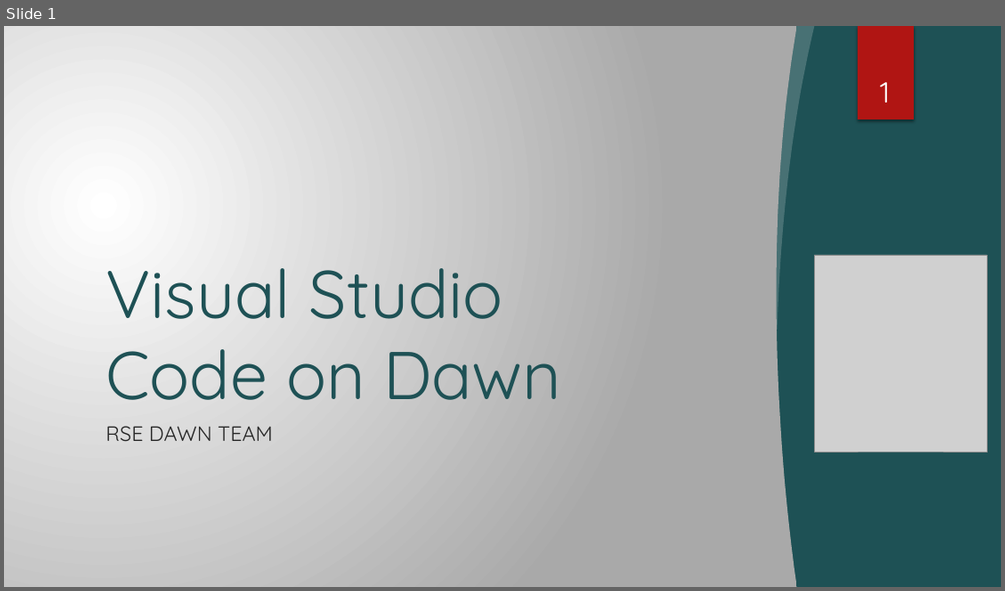
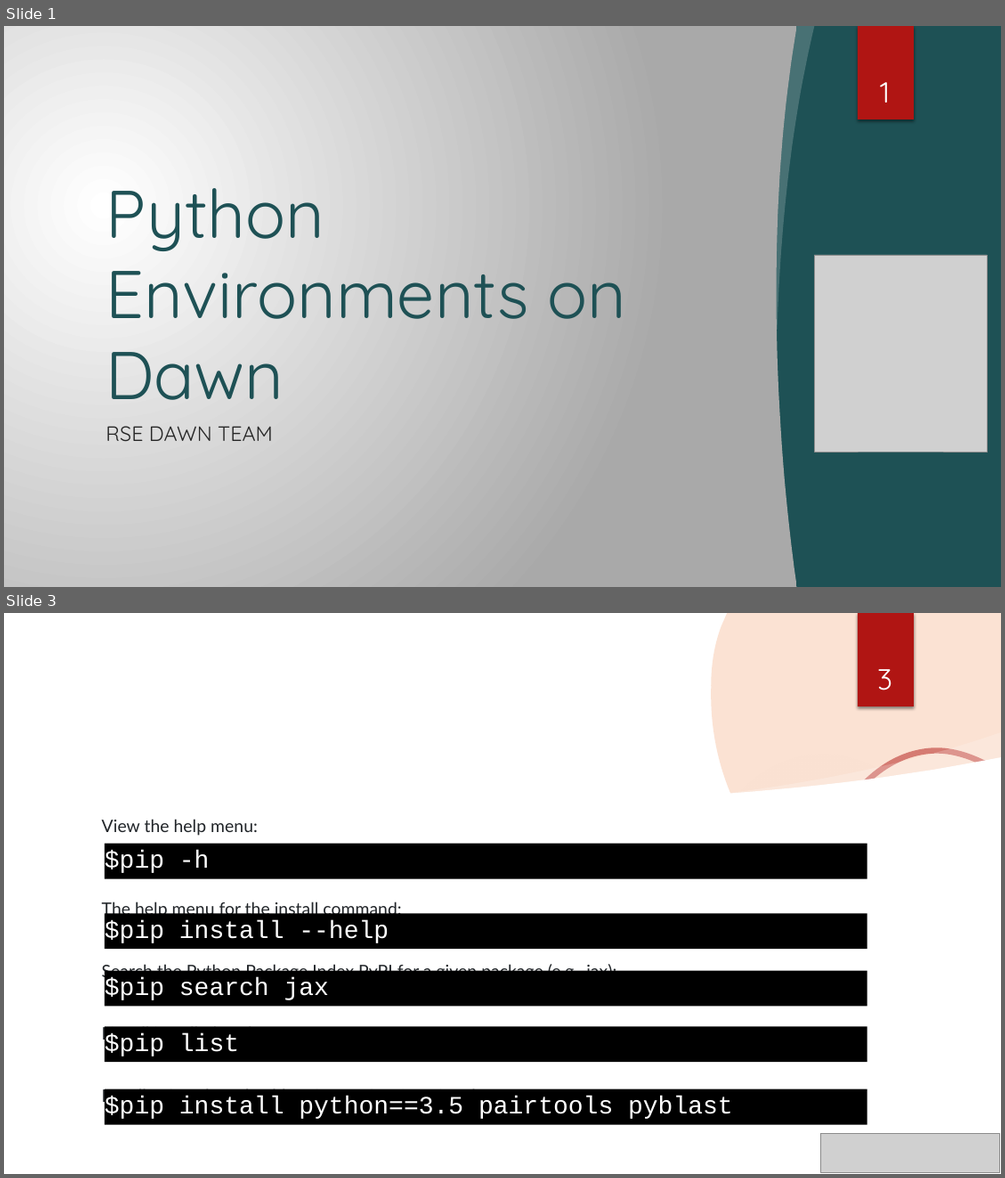
Before and after one commit to RSE-Cambridge/Intro-to-Dawn, a slide deck: Part3-PythonEnvironments/Slides/PyEnvs_onDAWN.pptx. Shown one above the other, each under a label of ours: slide 1 before the commit, slides 1 and 3 after it; the slides between them are not shown. The pictures are 1005x591 and 1005x1178 pixels, drawn with LibreOffice and Linux fonts; fonts in the diff are those of the drawing; grey boxes stand for pictures; background and template pictures are left out. Boxes give left, top, right and bottom in pixels: in the first picture for what was removed or moved away, otherwise in the second. Text is boxed around its words. In the diff, an @@ line names an element or a change of style, - is before the commit and + after.

```diff
--- a/Part3-PythonEnvironments/Slides/PyEnvs_onDAWN.pptx
+++ b/Part3-PythonEnvironments/Slides/PyEnvs_onDAWN.pptx
@@ slide 3 added at <box>4,613,1001,1174</box>, background picture (left out); not listed: 1 template element that a slide beside it also shows @@
@@ freeform shape added at <box>712,613,1001,995</box>, fill #F4A16F at 30% opacity @@
@@ rectangle added at <box>858,613,914,706</box>, fill #B01513 @@
@@ title added at <box>95,650,826,765</box>, 42 pt, text #FFFFFF @@
+Common pip commands
@@ page number added at <box>877,669,892,690</box>, 28 pt, text #FFFFFF @@
+3
@@ freeform shape added at <box>718,732,1001,800</box>, fill #FFFFFF at 20% opacity @@
@@ freeform shape added at <box>4,757,1001,1174</box>, fill #FFFFFF @@
@@ ellipse added at <box>708,750,938,981</box>, fill gradient #F3F3F3 @@
@@ freeform shape added at <box>809,751,1001,1174</box>, outline #B01513 5.5 pt @@
@@ text added at <box>102,819,616,1105</box>, 16.6 pt, text #212529 @@
+View the help menu:
+The help menu for the install command:
+Search the Python Package Index PyPI for a given package (e.g., jax):
+List all installed packages:
+Install pairtools and pyblast for version 3.5 of Python
@@ rectangle added at <box>105,844,867,878</box>, fill #000000, 24 pt, text #FFFFFF @@
+$pip -h
@@ rectangle added at <box>105,914,867,949</box>, fill #000000, 24 pt, text #FFFFFF @@
+$pip install --help
@@ rectangle added at <box>105,971,867,1005</box>, fill #000000, 24 pt, text #FFFFFF @@
+$pip search jax
@@ rectangle added at <box>105,1027,867,1062</box>, fill #000000, 24 pt, text #FFFFFF @@
+$pip list
@@ rectangle added at <box>105,1089,867,1125</box>, fill #000000, 24 pt, text #FFFFFF @@
+$pip install python==3.5 pairtools pyblast
@@ picture added at <box>821,1133,1000,1172</box> @@
@@ slide 1 changed as well @@
@@ title at <box>105,188,627,400</box>: text changed @@
-Visual Studio Code on Dawn
+Python Environments on Dawn
```
Also in this commit, not shown: 1 other slide changed, 22 other slides added, 1 slide removed, 8 other files.
